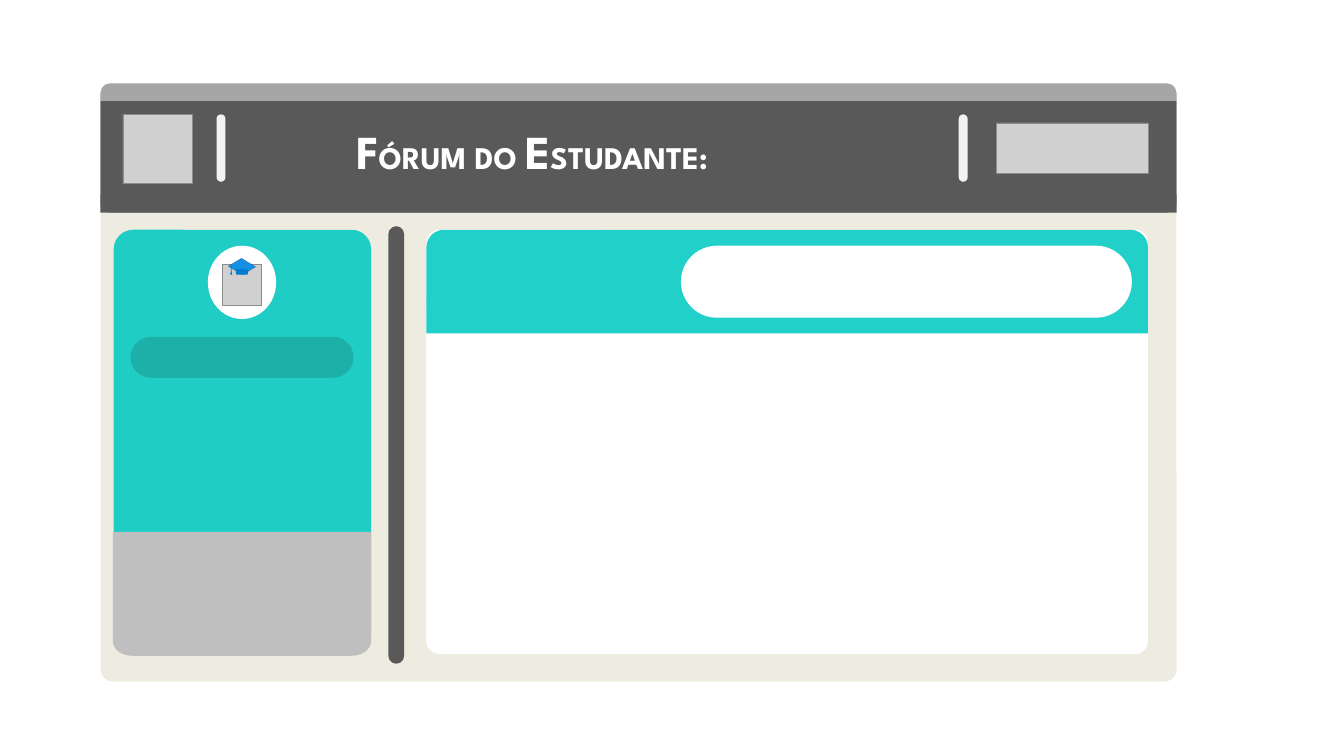
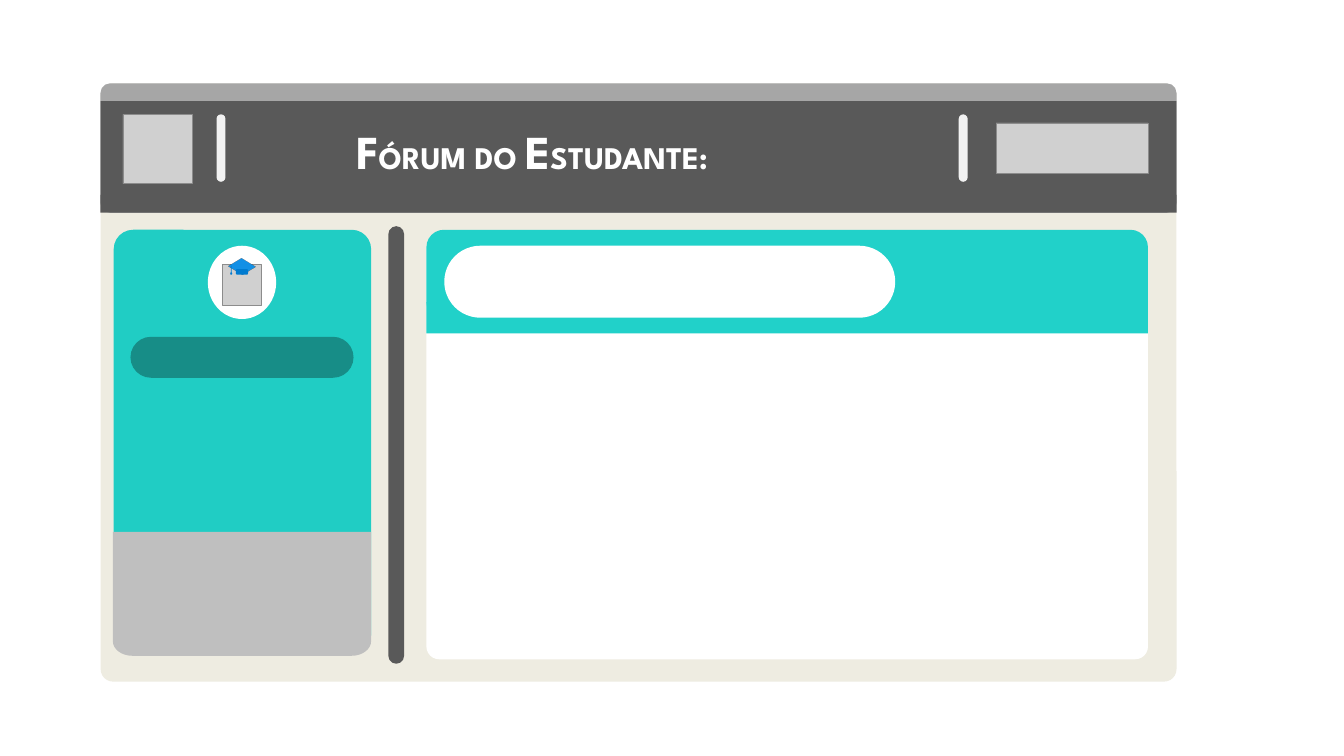
Before and after one commit to MateusPVicente/Projeto-PP, a slide deck: slide 25 of Stud+/Logos.pptx. Drawn at 1344x756 pixels with LibreOffice and Linux fonts; fonts in the diff are those of the drawing; grey boxes stand for pictures. Boxes give left, top, right and bottom in pixels: in the first picture for what was removed or moved away, otherwise in the second. Text is boxed around its words. In the diff, an @@ line names an element or a change of style, - is before the commit and + after.

```diff
--- a/Stud+/Logos.pptx
+++ b/Stud+/Logos.pptx
@@ rounded rectangle: place and size @@
-rounded rectangle at [426,230,1148,654]
+rounded rectangle at [426,235,1148,660]
@@ rounded rectangle: place and size @@
-rounded rectangle at [681,246,1132,318]
+rounded rectangle at [445,246,895,318]
@@ rounded rectangle at [130,337,353,378]: fill #1CB0A9 to #178D87 @@
```
Also in this commit, not shown: 1 other slide changed, 4 other files.
